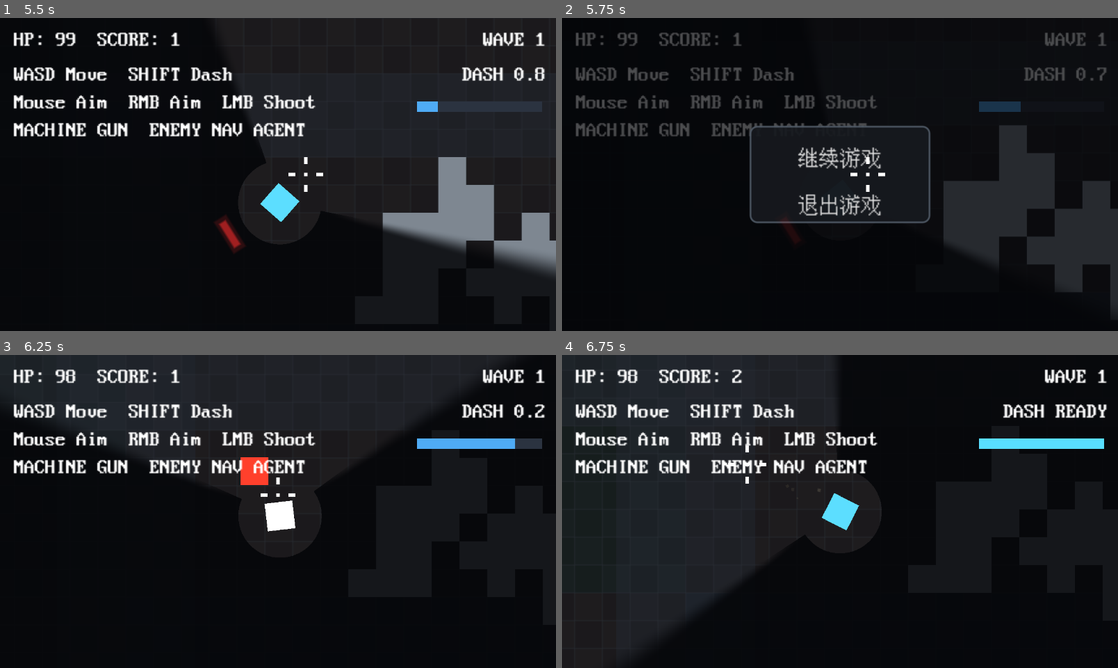
Above: before the commit, frames 1-4 (two rows, left to right).
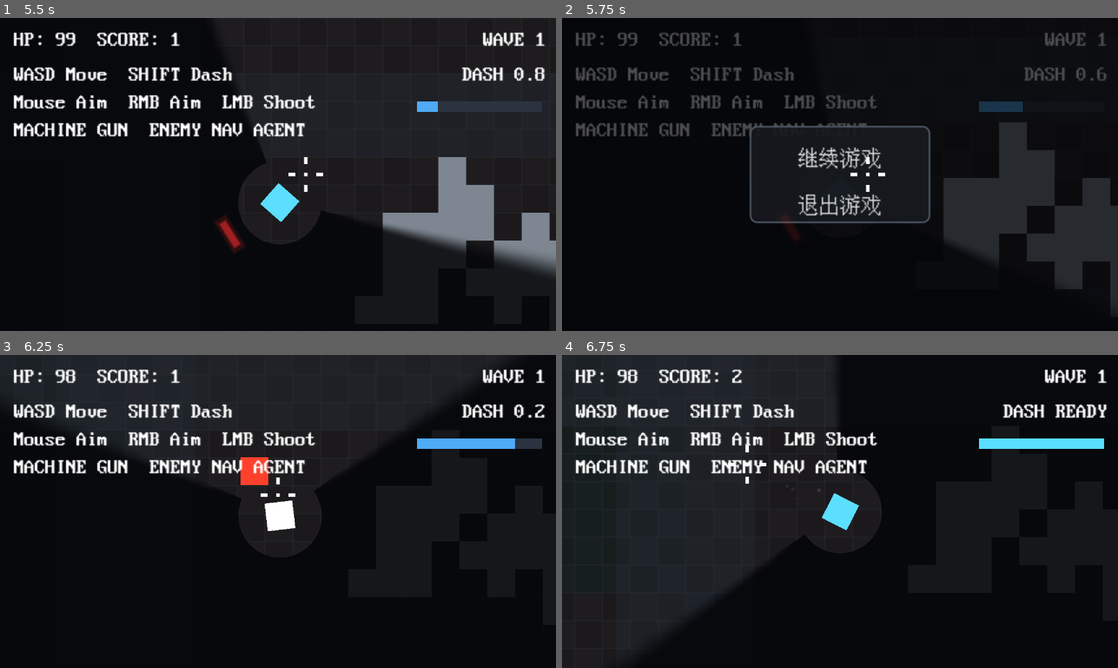
Above: after the commit, the same moments.

Repository: xunx-ii/Simple
Game: Godot game, scene res://scenes/main.tscn
The game is run twice, just before and just after one commit, with the same random seed, the same clock (stepped at 60 frames per second) and the same inputs.
Inputs (mouse positions are in pixels of both pictures, inside the frame that each line leads up to):
- Up to frame 1 (5.5 s): tap Enter at 0.5 s; move the mouse to (400, 158) at 0.52 s; hold D (move_right) 0.53-1.25 s; tap Shift (dash) at 0.6, 2.1, 3.8, 5.3 s; click (400, 158) at 0.67 s; drag from (166, 190) to (250, 237) at 1.27 s; move the mouse to (333, 105) at 2.02 s; hold D (move_right) 2.03-2.75 s; click (333, 105) at 2.17 s; drag from (250, 237) to (111, 127) at 2.77 s; move the mouse to (444, 221) at 3.52 s; hold A (move_left) 3.53-4.25 s; tap X at 3.6 s; click (444, 221) at 3.67 s; tap R (restart) at 4.15, 5 s; drag from (111, 127) to (194, 96) at 4.27 s; move the mouse to (305, 174) at 5.02 s; hold S (move_down) from 5.03 s (still down); tap Keypad Enter at 5.1 s; click (305, 174) at 5.17 s
- Up to frame 2 (5.75 s): keep holding S (move_down); tap Escape (ui_cancel) at 5.65 s
- Up to frame 3 (6.25 s): release S (move_down) at 5.75 s; click "继续游戏" at 5.75 s
- Up to frame 4 (6.75 s): drag from (756, 433) to (728, 527) at 6.52 s

Frame 1 is identical in both runs. In frame 2, 0.6% of the frame differs, in the area x 68-100%, y 15-88%; in frame 3, less than 0.1%; in frame 4, less than 0.1%.

Commit message:
拆分 UI 控制器并整理主逻辑

Diff:
--- a/scenes/main.tscn
+++ b/scenes/main.tscn
@@ -6,6 +6,7 @@
 [ext_resource type="PackedScene" path="res://scenes/ui/crosshair.tscn" id="4"]
 [ext_resource type="Script" path="res://scripts/ui/fog_of_war.gd" id="5"]
 [ext_resource type="Script" path="res://scripts/ui/damage_indicator.gd" id="6"]
+[ext_resource type="Script" path="res://scripts/ui/ui_controller.gd" id="7"]
 
 [sub_resource type="StyleBoxFlat" id="1"]
 bg_color = Color(0.0862745, 0.0980392, 0.117647, 0.92)
@@ -40,6 +41,7 @@
 autostart = true
 
 [node name="CanvasLayer" type="CanvasLayer" parent="."]
+script = ExtResource("7")
 
 [node name="FogOverlay" type="ColorRect" parent="CanvasLayer"]
 script = ExtResource("5")
--- a/scripts/main.gd
+++ b/scripts/main.gd
@@ -23,7 +23,6 @@
 var game_over: bool = false
 var is_shutting_down: bool = false
 
-@onready var canvas_layer: CanvasLayer = $CanvasLayer
 @onready var player = $Player
 @onready var covers: Node2D = $Covers
 @onready var navigation_region: NavigationRegion2D = $NavigationRegion2D
@@ -31,22 +30,9 @@
 @onready var bullets: Node2D = $Bullets
 @onready var hit_effects: Node2D = $HitEffects
 @onready var spawn_timer: Timer = $SpawnTimer
-@onready var score_label: Label = $CanvasLayer/ScoreLabel
-@onready var state_label: Label = $CanvasLayer/StateLabel
-@onready var restart_label: Label = $CanvasLayer/RestartLabel
-@onready var wave_label: Label = $CanvasLayer/WaveLabel
-@onready var dash_label: Label = $CanvasLayer/DashLabel
-@onready var dash_bar_fill: ColorRect = $CanvasLayer/DashBarFill
-@onready var banner_label: Label = $CanvasLayer/BannerLabel
-@onready var pause_overlay: Control = $CanvasLayer/PauseOverlay
-@onready var continue_button: Button = $CanvasLayer/PauseOverlay/PausePanel/PauseButtons/ContinueButton
-@onready var quit_button: Button = $CanvasLayer/PauseOverlay/PausePanel/PauseButtons/QuitButton
-@onready var fog_overlay: ColorRect = $CanvasLayer/FogOverlay
-@onready var damage_indicators: Node2D = $CanvasLayer/DamageIndicators
-@onready var crosshair: Node2D = $CanvasLayer/Crosshair
+@onready var ui_controller = $CanvasLayer
 
 func _ready() -> void:
-	process_mode = Node.PROCESS_MODE_ALWAYS
 	add_to_group("world_controller")
 	InputSetup.ensure_default_actions()
 	Input.mouse_mode = Input.MOUSE_MODE_CONFINED_HIDDEN
@@ -58,7 +44,7 @@
 	cover_manager.spawn_covers(Callable(self, "_on_cover_destroyed"))
 	_rebuild_navigation_region()
 	_configure_process_modes()
-	_setup_pause_menu()
+	_setup_ui()
 	_setup_player()
 
 	spawn_timer.timeout.connect(_on_spawn_timer_timeout)
@@ -68,18 +54,10 @@
 	queue_redraw()
 
 func _process(delta: float) -> void:
-	if game_over and Input.is_action_just_pressed("restart"):
-		var tree := get_tree()
-		if tree != null:
-			tree.reload_current_scene()
-
-	if not game_over and Input.is_action_just_pressed("ui_cancel"):
-		_set_pause_menu_visible(not get_tree().paused)
-
 	if get_tree().paused:
 		return
 
-	banner_label.text = wave_director.update_banner(delta, game_over)
+	wave_director.update_banner(delta, game_over)
 	_update_enemy_visibility()
 	_update_ui()
 
@@ -127,24 +105,13 @@
 
 	draw_rect(WORLD_RECT, Color(0.58, 0.62, 0.68, 1.0), false, 3.0)
 
-func _setup_pause_menu() -> void:
-	continue_button.text = "继续游戏"
-	quit_button.text = "退出游戏"
-	continue_button.pressed.connect(_on_continue_button_pressed)
-	quit_button.pressed.connect(_on_quit_button_pressed)
-	_set_pause_menu_visible(false)
+func _setup_ui() -> void:
+	ui_controller.restart_requested.connect(_on_restart_requested)
+	ui_controller.quit_requested.connect(_on_quit_requested)
 
 func _setup_player() -> void:
 	player.configure_arena(WORLD_RECT)
-
-	if fog_overlay != null and fog_overlay.has_method("setup"):
-		fog_overlay.setup(player)
-
-	if damage_indicators != null and damage_indicators.has_method("setup"):
-		damage_indicators.setup(player)
-
-	if crosshair != null and crosshair.has_method("setup"):
-		crosshair.setup(player)
+	ui_controller.setup(player)
 
 	player.shoot_requested.connect(_on_player_shoot_requested)
 	player.health_changed.connect(_on_player_health_changed)
@@ -187,12 +154,11 @@
 	_update_ui()
 
 func _on_player_defeated() -> void:
-	_set_pause_menu_visible(false)
+	ui_controller.close_pause_menu()
 	game_over = true
 	spawn_timer.stop()
-	state_label.text = "Game Over"
-	restart_label.visible = true
 	_show_banner("GAME OVER", 999.0)
+	_update_ui()
 
 func _on_enemy_defeated() -> void:
 	wave_director.register_enemy_defeated()
@@ -210,23 +176,22 @@
 		_queue_navigation_rebuild()
 
 func _update_ui() -> void:
-	score_label.text = "HP: %d  SCORE: %d" % [player.current_health, wave_director.score]
-	wave_label.text = "WAVE %d" % wave_director.current_wave
-	dash_label.text = "DASH READY" if player.is_dash_ready() else "DASH %.1f" % player.get_dash_cooldown_remaining()
-
-	var dash_ratio: float = player.get_dash_ratio()
-	dash_bar_fill.size.x = 72.0 * dash_ratio
-	dash_bar_fill.color = Color(0.35, 0.87, 1.0, 1.0) if player.is_dash_ready() else Color(0.31, 0.67, 0.96, 1.0)
-
-	if game_over:
-		return
-
-	restart_label.visible = false
-	state_label.text = "WASD Move  SHIFT Dash\nMouse Aim  RMB Aim  LMB Shoot\n%s  ENEMY NAV AGENT" % player.get_weapon_name()
+	ui_controller.apply_hud(
+		{
+			"health": player.current_health,
+			"score": wave_director.score,
+			"wave": wave_director.current_wave,
+			"dash_ready": player.is_dash_ready(),
+			"dash_cooldown": player.get_dash_cooldown_remaining(),
+			"dash_ratio": player.get_dash_ratio(),
+			"weapon_name": player.get_weapon_name(),
+			"banner_text": wave_director.banner_text,
+			"game_over": game_over
+		}
+	)
 
 func _start_next_wave() -> void:
 	wave_director.start_next_wave(spawn_timer)
-	banner_label.text = wave_director.banner_text
 	_update_ui()
 
 func _on_wave_cleared() -> void:
@@ -236,7 +201,7 @@
 	if not wave_director.begin_wave_clear(player, spawn_timer):
 		return
 
-	banner_label.text = wave_director.banner_text
+	_update_ui()
 	var tree := get_tree()
 	if tree == null:
 		wave_director.cancel_wave_clear()
@@ -252,21 +217,18 @@
 
 func _show_banner(text: String, duration: float = WaveDirectorScript.DEFAULT_BANNER_TIME) -> void:
 	wave_director.set_banner(text, duration)
-	banner_label.text = wave_director.banner_text
-
-func _on_continue_button_pressed() -> void:
-	_set_pause_menu_visible(false)
-
-func _on_quit_button_pressed() -> void:
+	_update_ui()
+
+func _on_restart_requested() -> void:
+	var tree := get_tree()
+	if tree != null:
+		tree.reload_current_scene()
+
+func _on_quit_requested() -> void:
 	is_shutting_down = true
 	var tree := get_tree()
 	if tree != null:
 		tree.quit()
-
-func _set_pause_menu_visible(menu_open: bool) -> void:
-	pause_overlay.visible = menu_open
-	Input.mouse_mode = Input.MOUSE_MODE_VISIBLE if menu_open else Input.MOUSE_MODE_CONFINED_HIDDEN
-	get_tree().paused = menu_open
 
 func _configure_process_modes() -> void:
 	var pausable_nodes: Array[Node] = [
@@ -281,14 +243,6 @@
 
 	for node in pausable_nodes:
 		node.process_mode = Node.PROCESS_MODE_PAUSABLE
-
-	canvas_layer.process_mode = Node.PROCESS_MODE_ALWAYS
-	fog_overlay.process_mode = Node.PROCESS_MODE_ALWAYS
-	damage_indicators.process_mode = Node.PROCESS_MODE_ALWAYS
-	crosshair.process_mode = Node.PROCESS_MODE_ALWAYS
-	pause_overlay.process_mode = Node.PROCESS_MODE_ALWAYS
-	continue_button.process_mode = Node.PROCESS_MODE_ALWAYS
-	quit_button.process_mode = Node.PROCESS_MODE_ALWAYS
 
 func _update_enemy_visibility() -> void:
 	if not is_instance_valid(player):
--- /dev/null
+++ b/scripts/ui/ui_controller.gd
@@ -0,0 +1,103 @@
+class_name UIController
+extends CanvasLayer
+
+signal restart_requested
+signal quit_requested
+
+const DASH_READY_TEXT := "DASH READY"
+const ACTIVE_STATE_TEMPLATE := "WASD Move  SHIFT Dash\nMouse Aim  RMB Aim  LMB Shoot\n%s  ENEMY NAV AGENT"
+const GAME_OVER_TEXT := "Game Over"
+
+var game_over: bool = false
+var player: Node2D = null
+
+@onready var fog_overlay: ColorRect = $FogOverlay
+@onready var score_label: Label = $ScoreLabel
+@onready var state_label: Label = $StateLabel
+@onready var restart_label: Label = $RestartLabel
+@onready var wave_label: Label = $WaveLabel
+@onready var dash_label: Label = $DashLabel
+@onready var dash_bar_fill: ColorRect = $DashBarFill
+@onready var banner_label: Label = $BannerLabel
+@onready var pause_overlay: Control = $PauseOverlay
+@onready var continue_button: Button = $PauseOverlay/PausePanel/PauseButtons/ContinueButton
+@onready var quit_button: Button = $PauseOverlay/PausePanel/PauseButtons/QuitButton
+@onready var damage_indicators: Node2D = $DamageIndicators
+@onready var crosshair: Node2D = $Crosshair
+
+func _ready() -> void:
+	process_mode = Node.PROCESS_MODE_ALWAYS
+	_configure_process_modes()
+	continue_button.text = "继续游戏"
+	quit_button.text = "退出游戏"
+	continue_button.pressed.connect(_on_continue_button_pressed)
+	quit_button.pressed.connect(_on_quit_button_pressed)
+	set_pause_menu_visible(false)
+
+func _process(_delta: float) -> void:
+	if game_over:
+		if Input.is_action_just_pressed("restart"):
+			restart_requested.emit()
+		return
+
+	if Input.is_action_just_pressed("ui_cancel"):
+		set_pause_menu_visible(not pause_overlay.visible)
+
+func setup(player_node: Node2D) -> void:
+	player = player_node
+
+	if fog_overlay != null and fog_overlay.has_method("setup"):
+		fog_overlay.setup(player)
+
+	if damage_indicators != null and damage_indicators.has_method("setup"):
+		damage_indicators.setup(player)
+
+	if crosshair != null and crosshair.has_method("setup"):
+		crosshair.setup(player)
+
+func apply_hud(state: Dictionary) -> void:
+	var next_game_over: bool = state.get("game_over", false)
+	if next_game_over and not game_over:
+		set_pause_menu_visible(false)
+
+	game_over = next_game_over
+	score_label.text = "HP: %d  SCORE: %d" % [state.get("health", 0), state.get("score", 0)]
+	wave_label.text = "WAVE %d" % state.get("wave", 0)
+	banner_label.text = str(state.get("banner_text", ""))
+
+	var dash_ready: bool = state.get("dash_ready", false)
+	var dash_ratio: float = state.get("dash_ratio", 0.0)
+	dash_label.text = DASH_READY_TEXT if dash_ready else "DASH %.1f" % state.get("dash_cooldown", 0.0)
+	dash_bar_fill.size.x = 72.0 * dash_ratio
+	dash_bar_fill.color = Color(0.35, 0.87, 1.0, 1.0) if dash_ready else Color(0.31, 0.67, 0.96, 1.0)
+
+	restart_label.visible = game_over
+	if game_over:
+		state_label.text = GAME_OVER_TEXT
+		return
+
+	state_label.text = ACTIVE_STATE_TEMPLATE % state.get("weapon_name", "UNARMED")
+
+func set_pause_menu_visible(menu_open: bool) -> void:
+	pause_overlay.visible = menu_open
+	Input.mouse_mode = Input.MOUSE_MODE_VISIBLE if menu_open else Input.MOUSE_MODE_CONFINED_HIDDEN
+	var tree := get_tree()
+	if tree != null:
+		tree.paused = menu_open
+
+func close_pause_menu() -> void:
+	set_pause_menu_visible(false)
+
+func _configure_process_modes() -> void:
+	fog_overlay.process_mode = Node.PROCESS_MODE_ALWAYS
+	damage_indicators.process_mode = Node.PROCESS_MODE_ALWAYS
+	crosshair.process_mode = Node.PROCESS_MODE_ALWAYS
+	pause_overlay.process_mode = Node.PROCESS_MODE_ALWAYS
+	continue_button.process_mode = Node.PROCESS_MODE_ALWAYS
+	quit_button.process_mode = Node.PROCESS_MODE_ALWAYS
+
+func _on_continue_button_pressed() -> void:
+	set_pause_menu_visible(false)
+
+func _on_quit_button_pressed() -> void:
+	quit_requested.emit()
Not shown: 1 places in scenes/main.tscn that only renumber resources
